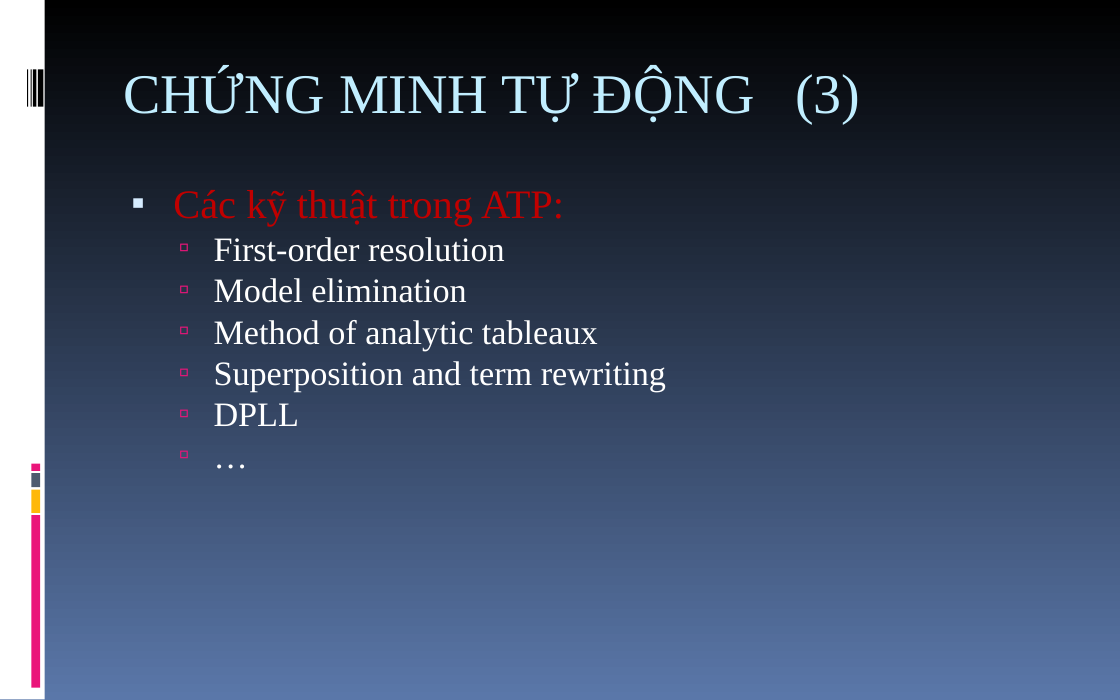
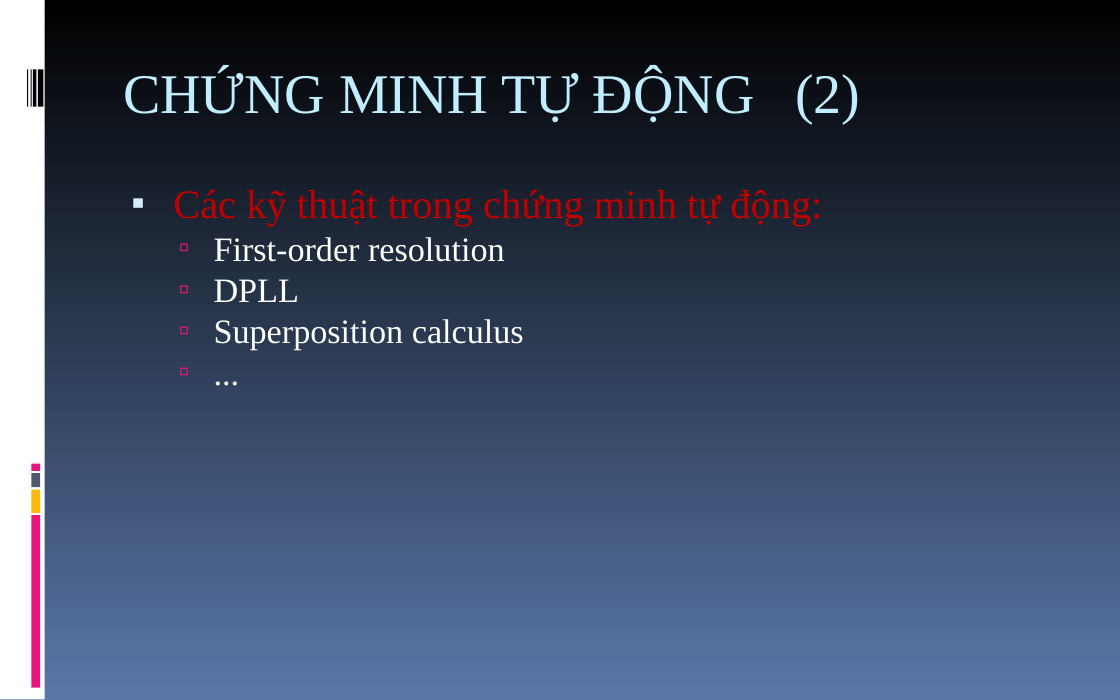
Before and after one commit to giang-rocker/logic, a slide deck: slide 10 of Report/Automated.theorem.proving.ppt (slide 4 before the commit). Drawn at 1120x700 pixels with LibreOffice and Linux fonts; fonts in the diff are those of the drawing. Boxes give left, top, right and bottom in pixels: in the first picture for what was removed or moved away, otherwise in the second. Text is boxed around its words. In the diff, an @@ line names an element or a change of style, - is before the commit and + after.

```diff
--- a/Report/Automated.theorem.proving.ppt
+++ b/Report/Automated.theorem.proving.ppt
@@ title at (x1=123, y1=70, x2=860, y2=124): text changed @@
-CHỨNG MINH TỰ ĐỘNG (3)
+CHỨNG MINH TỰ ĐỘNG (2)
@@ text at (x1=173, y1=190, x2=822, y2=226): text changed @@
-▪ Các kỹ thuật trong ATP:
+▪ Các kỹ thuật trong chứng minh tự động:
@@ text at (x1=214, y1=278, x2=666, y2=392): paragraphs removed @@
-  ▫ Model elimination
-  ▫ Method of analytic tableaux
-  ▫ Superposition and term rewriting
@@ text at (x1=214, y1=319, x2=524, y2=350): text changed @@
-  ▫ …
+  ▫ Superposition calculus
+  ▫ ...
```
Also in this commit, not shown: 1 other slide changed, 12 slides added, 1 slide removed.
